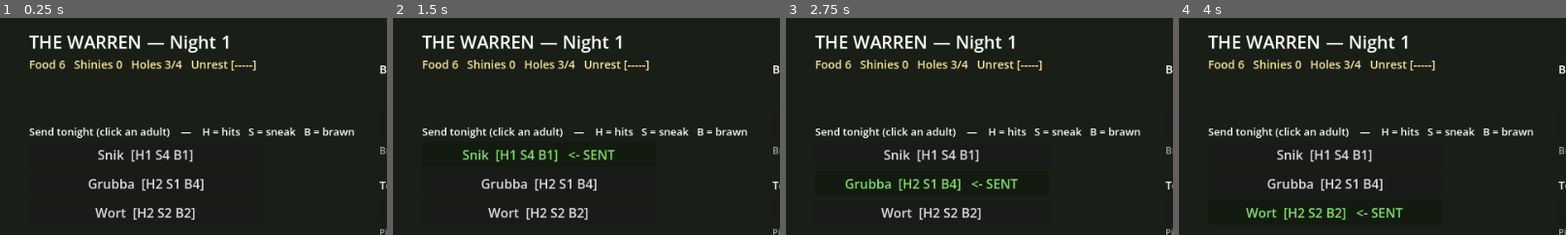
Above: before the commit, frames 1-4 (left to right).
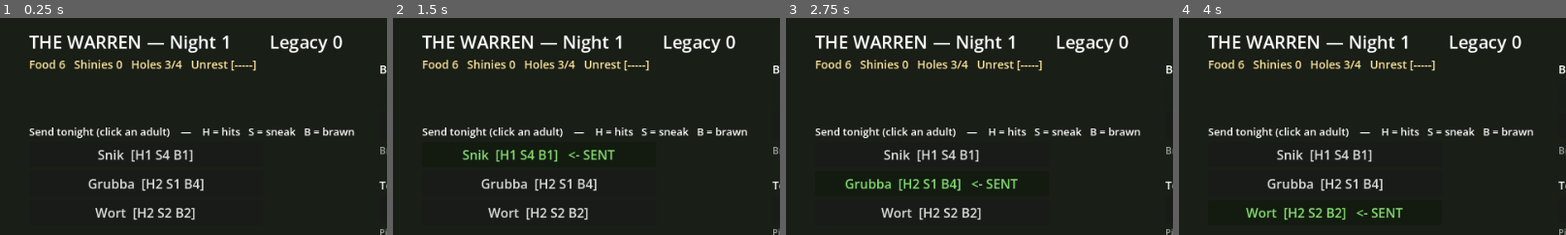
Above: after the commit, the same moments.

Repository: steverowley/goblin-mode
Game: Godot game, scene res://scenes/main.tscn
Two runs of this game, one before a commit and one after it. Both use one fixed random seed, a clock stepped at 60 frames per second and the inputs below.
Inputs:
- Up to frame 1 (0.25 s): no input
- Up to frame 2 (1.5 s): click "Snik [H1 S4 B1]" at 0.5 s; click "Snik [H1 S4 B1] <- SENT" at 1.25 s
- Up to frame 3 (2.75 s): click "Grubba [H2 S1 B4]" at 2 s
- Up to frame 4 (4 s): click "Grubba [H2 S1 B4] <- SENT" at 2.75 s; click "Wort [H2 S2 B2]" at 3.5 s
The pictures show only the part of the screen within x 0-50%, y 0-50%; the shares and areas given below are measured in that part.

The runs differ from the first frame. In frame 1, 0.6% of the frame differs, in the area x 69-89%, y 8-17%; in frame 2, 0.6%; in frame 3, 0.6%; in frame 4, 0.6%.

Commit message:
feat(warren): meta-progression — a bloodline Legacy that scales recruits
Bite 2c. A persistent Legacy renown (legacy += 1 per successful raid), shown in
the Den title. Fresh recruits (the free anti-softlock runt + strays that wander
in) now roll _recruit_stats = random + a legacy-scaled bonus (+1 at legacy 8, +2
at 16), so recruits arrive tougher as renown grows. Bred pups keep using genetics.
This is the value that will survive a run-end (Bite 3 collapse).

Verified headless: legacy rises per win; legacy-16 recruits never roll below the
+2 floor; legacy-0 recruits can still roll low (no bonus leak).

Refs #11

Diff:
--- a/scripts/game_state.gd
+++ b/scripts/game_state.gd
@@ -55,6 +55,7 @@
 var unrest := 0                     # 0..UNREST_MAX; rises when upkeep goes unpaid
 var night_event := ""               # the random thing that happened in the warren overnight
 var upkeep_note := ""               # last night's upkeep summary (shown in the Den)
+var legacy := 0                     # bloodline renown (meta-progression); recruits scale with it
 
 var _next_id := 0                   # hands out stable unique goblin ids
 var _pup_n := 0                     # rolls through the pup-name pool
@@ -88,6 +89,7 @@
 	unrest = 0
 	night_event = ""
 	upkeep_note = ""
+	legacy = 0
 
 func _make_goblin(gname: String, stage: String, stats: Dictionary) -> Dictionary:
 	var g := {"id": _next_id, "name": gname, "stage": stage, "alive": true, "best": 0, "stats": stats}
@@ -98,6 +100,19 @@
 ## low for now; genetics (Bite 2b) will replace this with parent inheritance.
 func _random_stats() -> Dictionary:
 	return {"health": randi_range(1, 2), "sneak": randi_range(STAT_MIN, STAT_MAX), "brawn": randi_range(STAT_MIN, STAT_MAX)}
+
+## A fresh recruit's stats (free runt / a stray that joins): random PLUS the
+## warren's accumulated META bonus — so as your legacy grows, recruits arrive
+## tougher (bred pups use genetics instead). This is what carries across a run.
+func _recruit_stats() -> Dictionary:
+	var b := _legacy_bonus()
+	var s := _random_stats()
+	for k in s.keys():
+		s[k] = clampi(int(s[k]) + b, STAT_MIN, STAT_MAX)
+	return s
+
+func _legacy_bonus() -> int:
+	return clampi(legacy / 8, 0, 2)
 
 # --- Queries --------------------------------------------------------------
 
@@ -167,7 +182,7 @@
 func _breed_stats() -> Dictionary:
 	var ad := adults()
 	if ad.size() < 2:
-		return _random_stats()
+		return _recruit_stats()
 	var best: Dictionary = ad[0]
 	var second: Dictionary = ad[1]
 	if _stat_sum(second) > _stat_sum(best):
@@ -234,6 +249,7 @@
 		var loot := int(result.get("loot", 0))
 		resources.shinies += loot
 		resources.food += RAID_FOOD                 # robbed a farm -> grub for the warren
+		legacy += 1                                 # the bloodline's renown grows with every score
 		if not g.is_empty():
 			g.best = maxi(int(g.best), loot)
 		last_event = "%s legged it: +%d shinies, +%d grub." % [who, loot, RAID_FOOD]
@@ -275,7 +291,7 @@
 		night_event = _roll_night_event()
 	# Anti-softlock backstop: never fully wiped out.
 	if living().is_empty():
-		roster.append(_make_goblin(_pup_name(), STAGE_ADULT, _random_stats()))
+		roster.append(_make_goblin(_pup_name(), STAGE_ADULT, _recruit_stats()))
 
 ## One random overnight happening, applied + described (shown in the Den next
 ## morning). Greybox flavour with light economy nudges.
@@ -291,7 +307,7 @@
 		return "A good night's foraging out back — +%d food." % n
 	elif r < 40:
 		if living().size() < huts:
-			roster.append(_make_goblin(_pup_name(), STAGE_ADULT, _random_stats()))
+			roster.append(_make_goblin(_pup_name(), STAGE_ADULT, _recruit_stats()))
 			return "A stray goblin wandered in an' stayed."
 		return "A stray sniffed about but found no free hole."
 	elif r < 56:
--- a/scripts/warren.gd
+++ b/scripts/warren.gd
@@ -45,7 +45,7 @@
 	bg.mouse_filter = Control.MOUSE_FILTER_IGNORE
 	add_child(bg)
 
-	_lbl("THE WARREN — Night %d" % GameState.night, Vector2(36, 14), 22)
+	_lbl("THE WARREN — Night %d        Legacy %d" % [GameState.night, GameState.legacy], Vector2(36, 14), 22)
 	_lbl("Food %d   Shinies %d   Holes %d/%d   Unrest [%s%s]" % [
 		int(GameState.resources.get("food", 0)), int(GameState.resources.get("shinies", 0)),
 		GameState.living().size(), GameState.huts,
